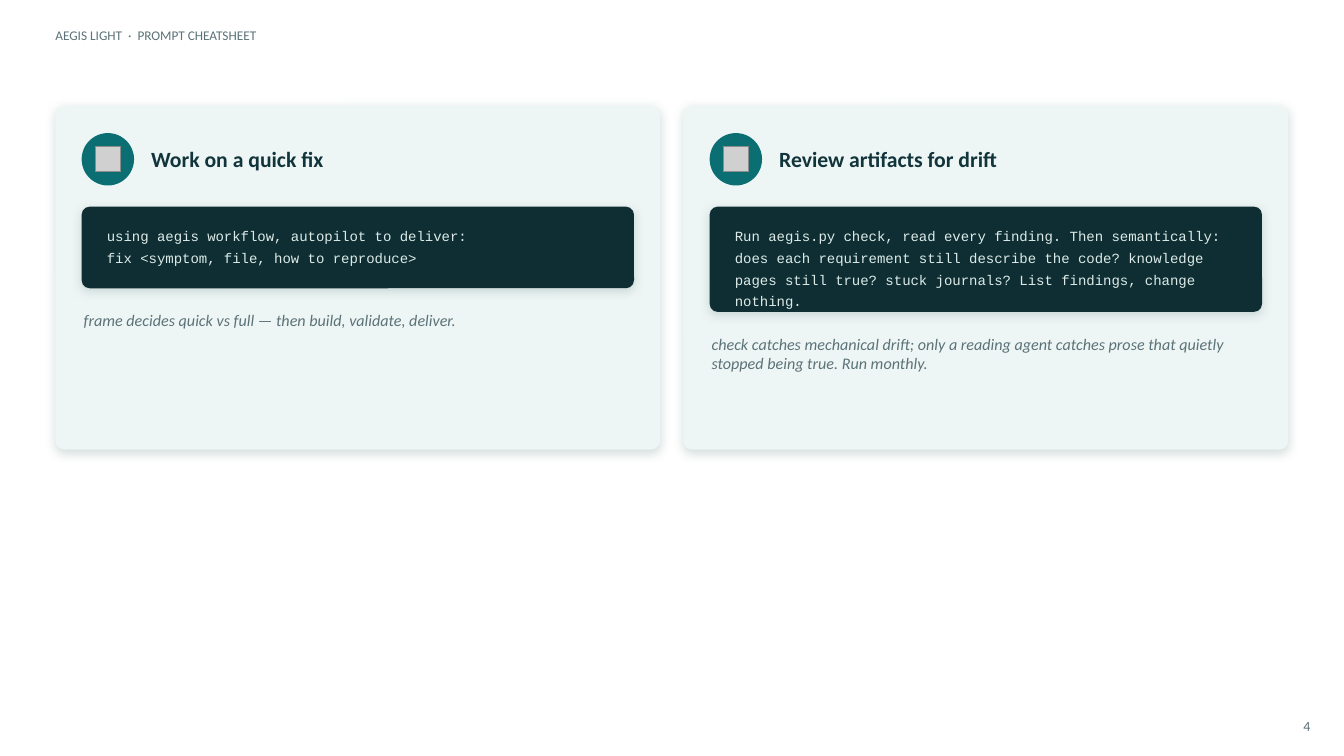
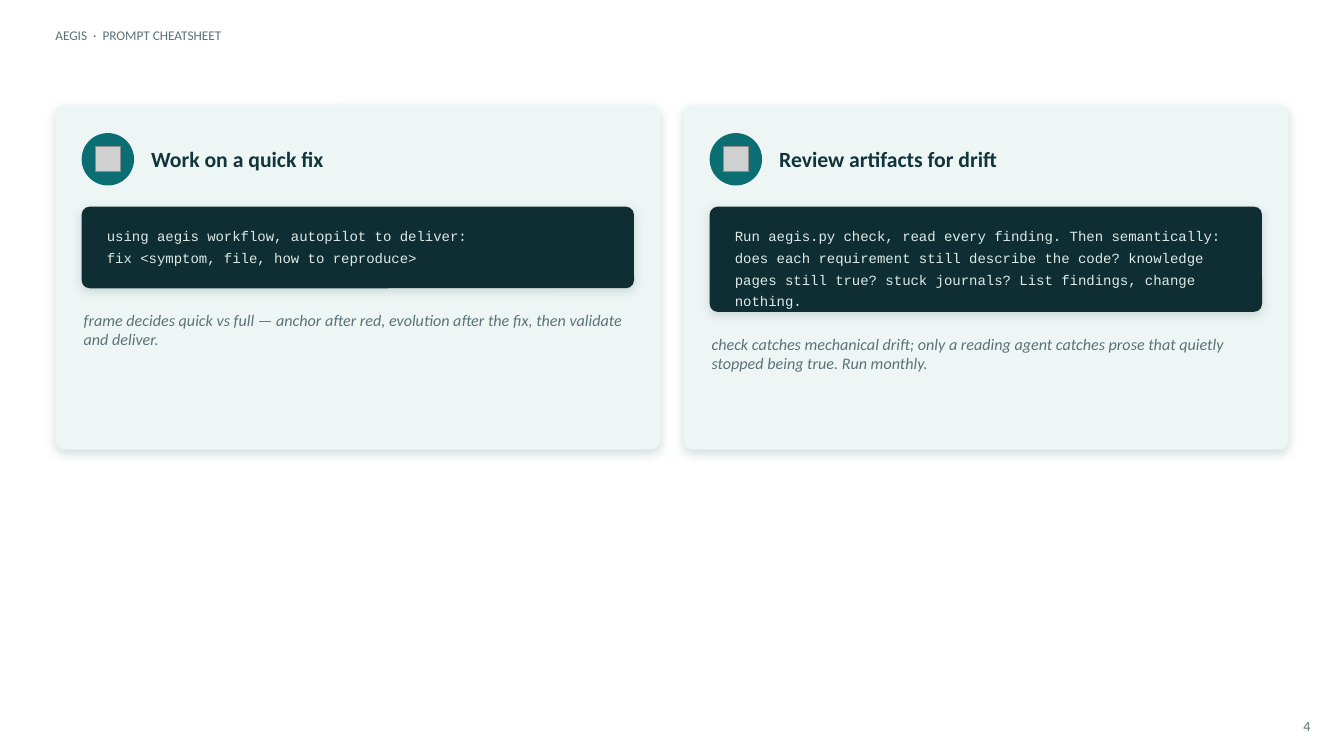
Before and after one commit to DDP-Engineering/Agentic_Engineering_Governance_Integrity_System, a slide deck: slide 4 of 06_SoftwareDocu/08_Prompt_Cheatsheet.pptx. Drawn at 1344x756 pixels with LibreOffice and Linux fonts; fonts in the diff are those of the drawing; grey boxes stand for pictures. Boxes give left, top, right and bottom in pixels: in the first picture for what was removed or moved away, otherwise in the second. Text is boxed around its words. In the diff, an @@ line names an element or a change of style, - is before the commit and + after.

Commit message:
AEGIS 0.5.0

```diff
--- a/06_SoftwareDocu/08_Prompt_Cheatsheet.pptx
+++ b/06_SoftwareDocu/08_Prompt_Cheatsheet.pptx
@@ text at [55,31,221,40]: text changed @@
-AEGIS LIGHT · PROMPT CHEATSHEET
+AEGIS · PROMPT CHEATSHEET
@@ text at [84,315,622,345]: text changed @@
-frame decides quick vs full — then build, validate, deliver.
+frame decides quick vs full — anchor after red, evolution after the fix, then validate and deliver.
```
Also in this commit, not shown: 5 other slides changed, 48 other files.
